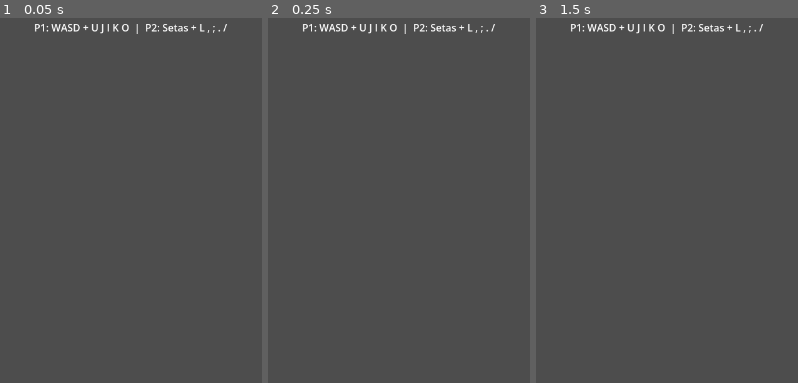
Above: before the commit, frames 1-3 (left to right).
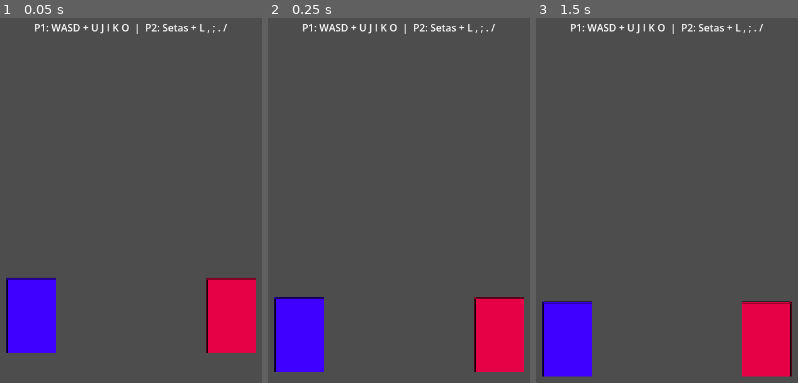
Above: after the commit, the same moments.

Repository: ARTvl32/Jogo-da-Firma
Game: Godot game, scene res://scenes/main/Main.tscn
Same seed, same stepped clock (60 frames per second), same inputs: the game is played once before the commit and once after it.
Inputs:
- Up to frame 1 (0.05 s): no input
- Up to frame 2 (0.25 s): no input
- Up to frame 3 (1.5 s): tap Enter at 1.25 s

The runs differ from the first frame. In frame 1, 7.8% of the frame differs, in the area x 2-98%, y 71-92%; in frame 2, 7.8%; in frame 3, 7.9%, in the area x 2-98%, y 77-99%.

Commit message:
fix(parte-4): remove type= nas cenas herdadas para evitar conflito de nó AnimatedSprite2D

Diff:
--- a/scenes/fighters/personagens/MDK/MDK.tscn
+++ b/scenes/fighters/personagens/MDK/MDK.tscn
@@ -6,5 +6,5 @@
 [node name="MDK" instance=ExtResource("1_base")]
 script = ExtResource("2_script")
 
-[node name="AnimatedSprite2D" type="AnimatedSprite2D" parent="."]
+[node name="AnimatedSprite2D" parent="."]
 modulate = Color(0.902, 0.271, 0.271, 1)
--- a/scenes/fighters/personagens/VIP/VIP.tscn
+++ b/scenes/fighters/personagens/VIP/VIP.tscn
@@ -6,5 +6,5 @@
 [node name="VIP" instance=ExtResource("1_base")]
 script = ExtResource("2_script")
 
-[node name="AnimatedSprite2D" type="AnimatedSprite2D" parent="."]
+[node name="AnimatedSprite2D" parent="."]
 modulate = Color(0.247, 0.533, 1, 1)
Not shown: 1 places in scenes/fighters/personagens/MDK/MDK.tscn that only renumber resources
Not shown: 1 places in scenes/fighters/personagens/VIP/VIP.tscn that only renumber resources
